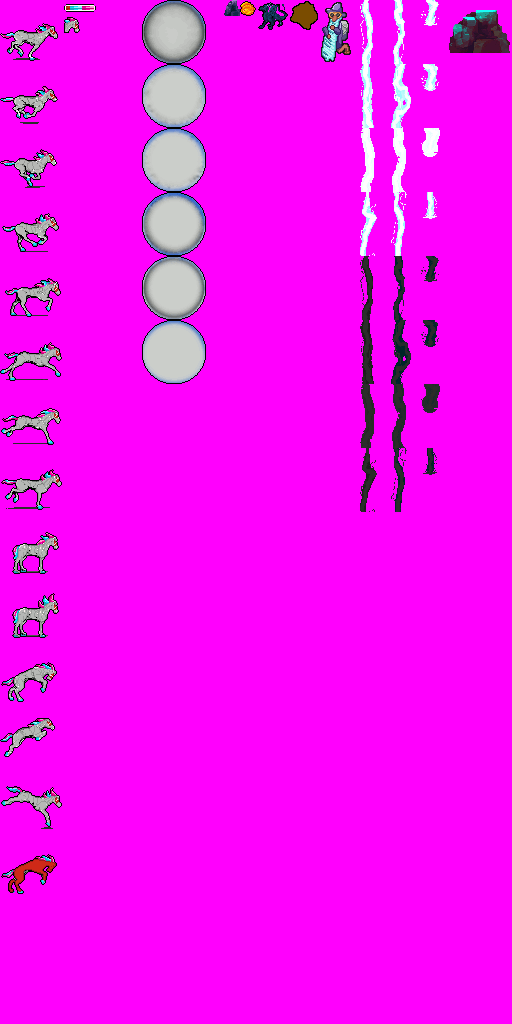
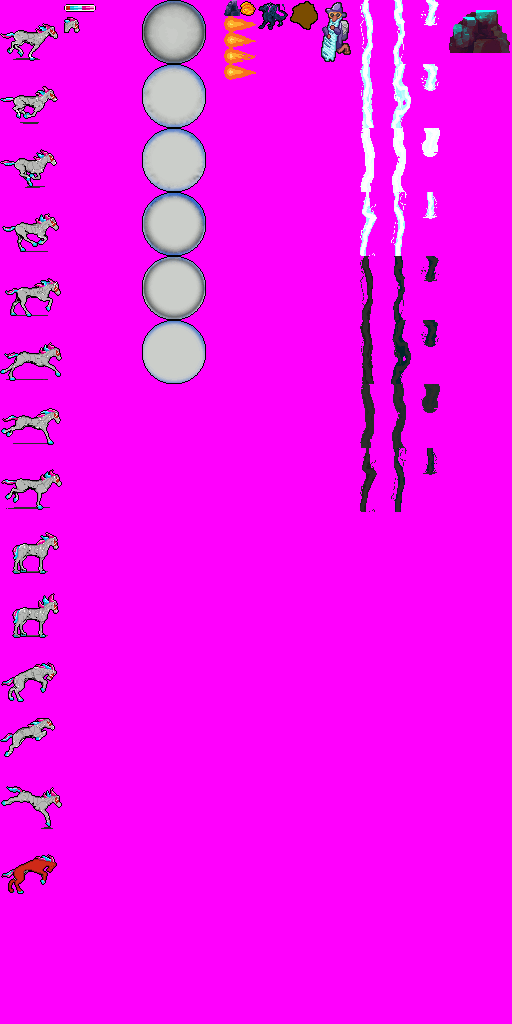
Layers edited between the first and the second (512, 1024) image:
added layer "wizard_fireball" above "_wizard_fireball_old" over [224, 16, 256, 80]
renamed "wizard_fireball" to "_wizard_fireball_old", painted on it over [241, 2, 255, 15]
painted on "wizard_wizard" over [323, 12, 341, 59]
painted on "wizard_lightning1" over [360, 0, 374, 256]
painted on "wizard_lightning2" over [391, 1, 411, 254]
painted on "wizard_lightning3" over [423, 1, 439, 218]
painted on "wizard_rock" over [451, 12, 493, 44]
painted on "_wizard_rock (original)" over [464, 12, 493, 20]
painted on "wizard_icon_horse" over [69, 20, 77, 29]
painted on "wizard_horse" over [8, 27, 59, 822]
